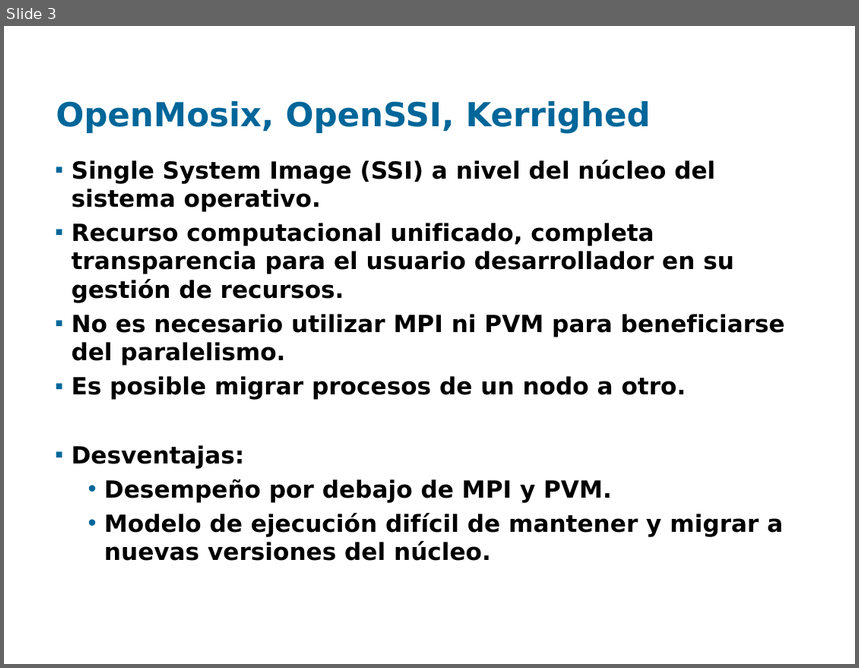
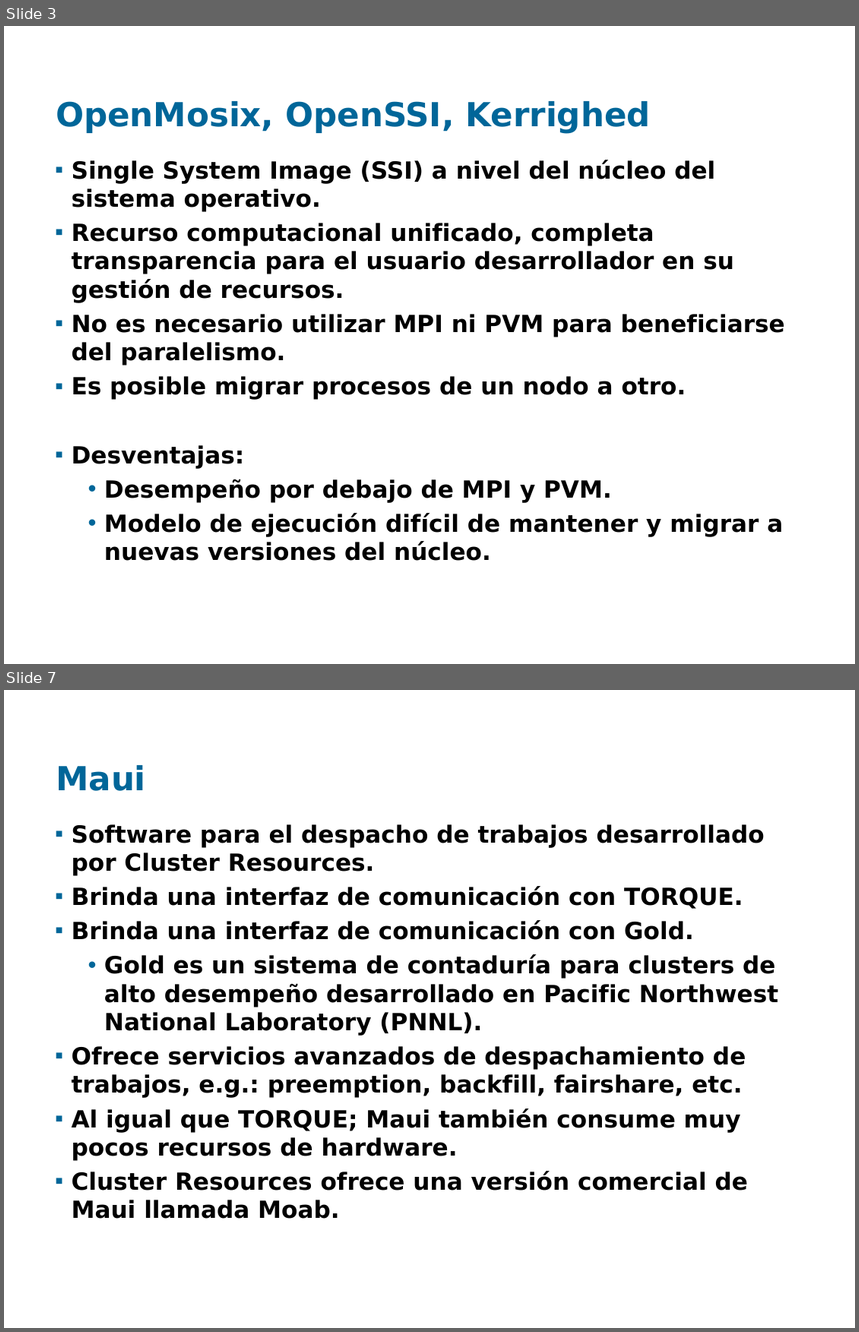
Before and after one commit to santiago-iturriaga/pgruso2007, a slide deck: Documentacion/Presentación Fenton - Santiago.ppt. Shown one above the other, each under a label of ours: slide 3 before the commit, slides 3 and 7 after it; the slides between them are not shown. The pictures are 859x668 and 859x1332 pixels, drawn with LibreOffice and Linux fonts; fonts in the diff are those of the drawing; background and template pictures are left out. Boxes give left, top, right and bottom in pixels: in the first picture for what was removed or moved away, otherwise in the second. Text is boxed around its words. In the diff, an @@ line names an element or a change of style, - is before the commit and + after.

```diff
--- a/Documentacion/Presentación Fenton - Santiago.ppt
+++ b/Documentacion/Presentación Fenton - Santiago.ppt
@@ slide 7 added at box(4, 690, 855, 1328), background picture (left out) @@
@@ title added at box(56, 765, 145, 791), 28 pt, text #006699, bold @@
+Maui
@@ text added at box(72, 825, 778, 1219), 20 pt, text #000000, bold @@
+▪ Software para el despacho de trabajos desarrollado por Cluster Resources.
+▪ Brinda una interfaz de comunicación con TORQUE.
+▪ Brinda una interfaz de comunicación con Gold.
+  • Gold es un sistema de contaduría para clusters de alto desempeño desarrollado en Pacific Northwest National Laboratory (PNNL).
+▪ Ofrece servicios avanzados de despachamiento de trabajos, e.g.: preemption, backfill, fairshare, etc.
+▪ Al igual que TORQUE; Maui también consume muy pocos recursos de hardware.
+▪ Cluster Resources ofrece una versión comercial de Maui llamada Moab.
```
Also in this commit, not shown: 3 slides changed, 5 other slides added, 4 slides removed.
